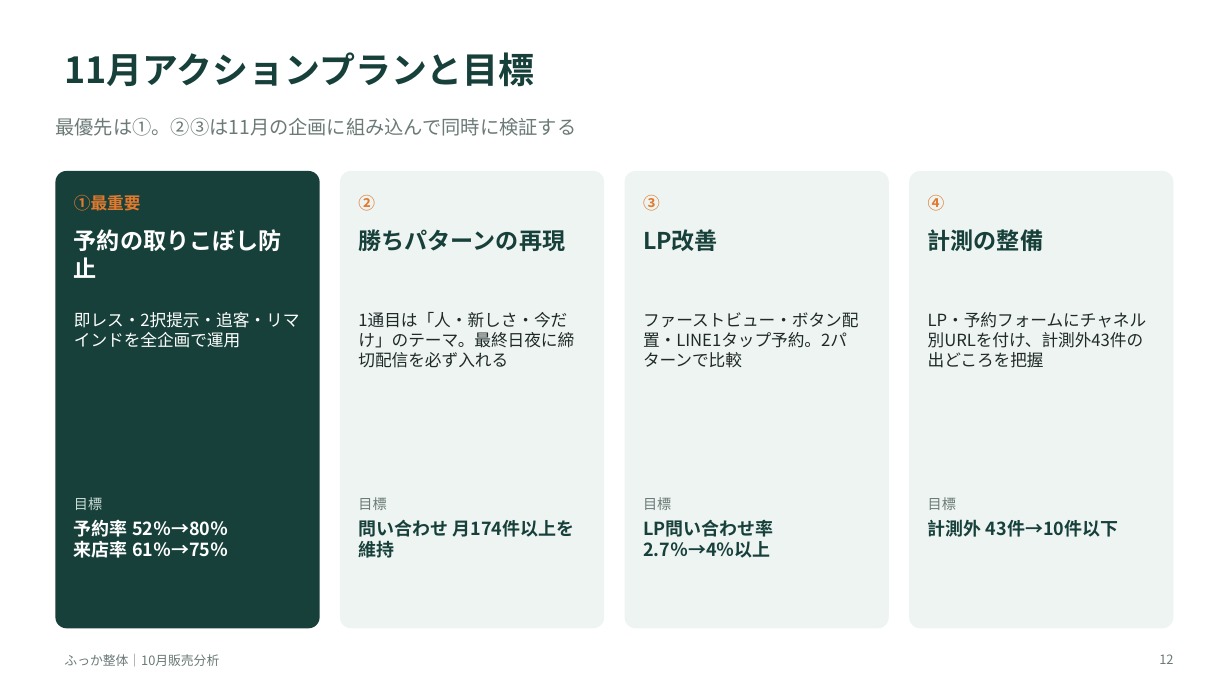
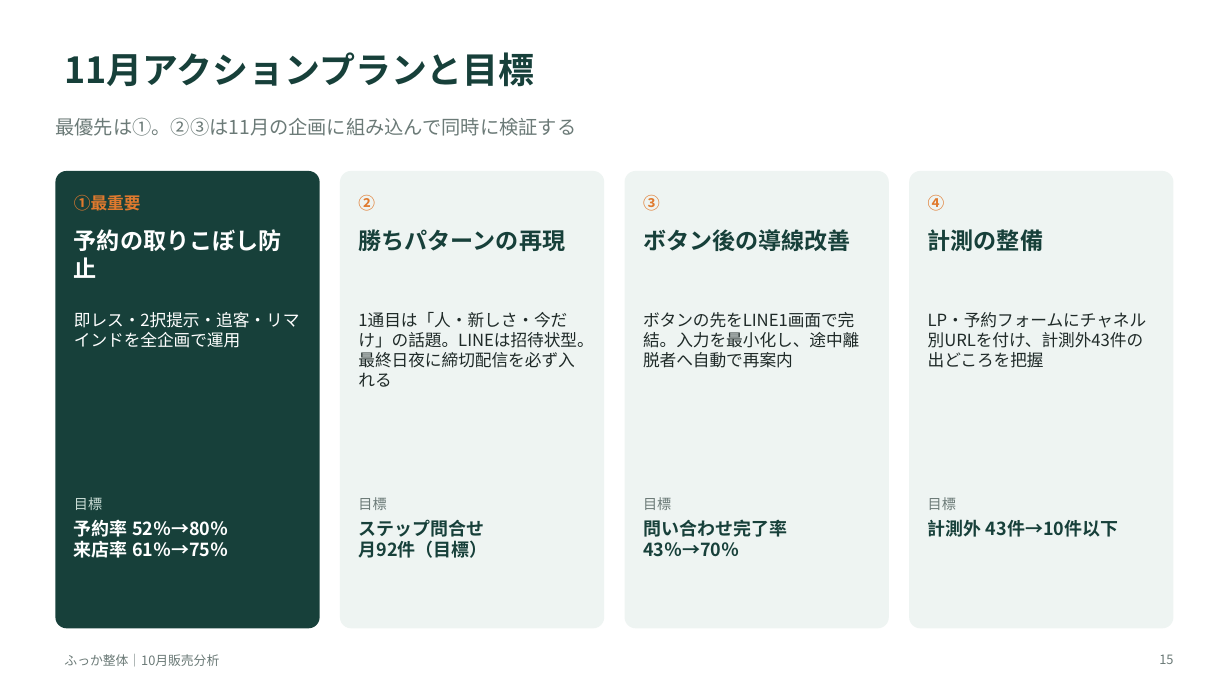
Before and after one commit to ktarpt-spec/-, a slide deck: slide 15 of 10月販売分析_ふっか整体.pptx (slide 12 before the commit). Drawn at 1232x693 pixels with LibreOffice and Linux fonts; fonts in the diff are those of the drawing. Boxes give left, top, right and bottom in pixels: in the first picture for what was removed or moved away, otherwise in the second. Text is boxed around its words. In the diff, an @@ line names an element or a change of style, - is before the commit and + after.

```diff
--- a/10月販売分析_ふっか整体.pptx
+++ b/10月販売分析_ふっか整体.pptx
@@ text at (x1=643, y1=229, x2=851, y2=251): text changed @@
-LP改善
+ボタン後の導線改善
@@ text at (x1=358, y1=312, x2=593, y2=387): text changed @@
-1通目は「人・新しさ・今だけ」のテーマ。最終日夜に締切配信を必ず入れる
+1通目は「人・新しさ・今だけ」の話題。LINEは招待状型。最終日夜に締切配信を必ず入れる
@@ text at (x1=643, y1=312, x2=859, y2=368): text changed @@
-ファーストビュー・ボタン配置・LINE1タップ予約。2パターンで比較
+ボタンの先をLINE1画面で完結。入力を最小化し、途中離脱者へ自動で再案内
@@ text at (x1=358, y1=519, x2=487, y2=558): text changed @@
-問い合わせ 月174件以上を維持
+ステップ問合せ
+月92件（目標）
@@ text at (x1=643, y1=519, x2=787, y2=557): text changed @@
-LP問い合わせ率
-2.7％→4％以上
+問い合わせ完了率
+43％→70％
@@ page number at (x1=1159, y1=654, x2=1173, y2=664): text changed @@
-12
+15
```
Also in this commit, not shown: 3 other slides changed, 3 slides added.
